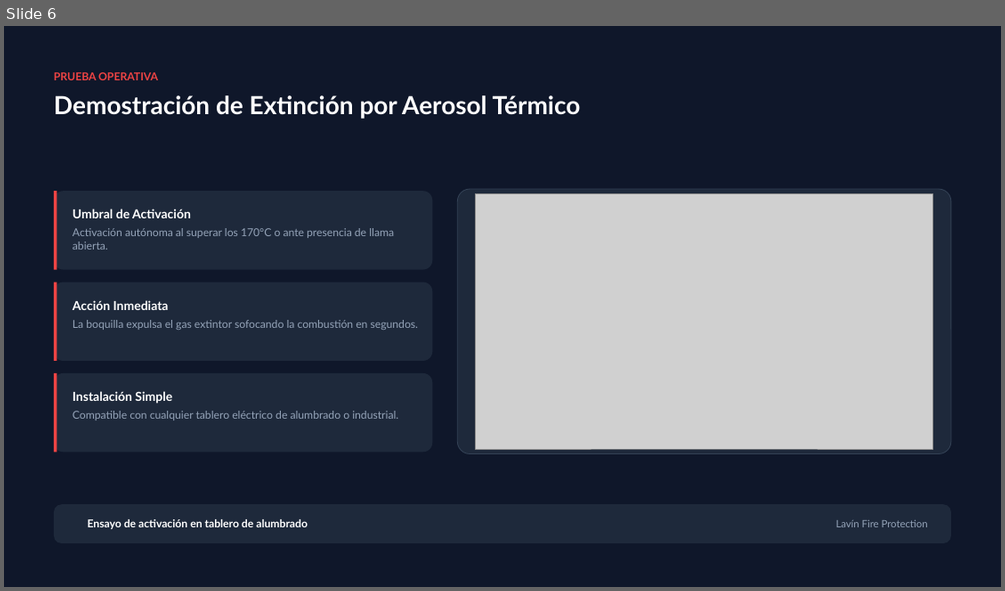
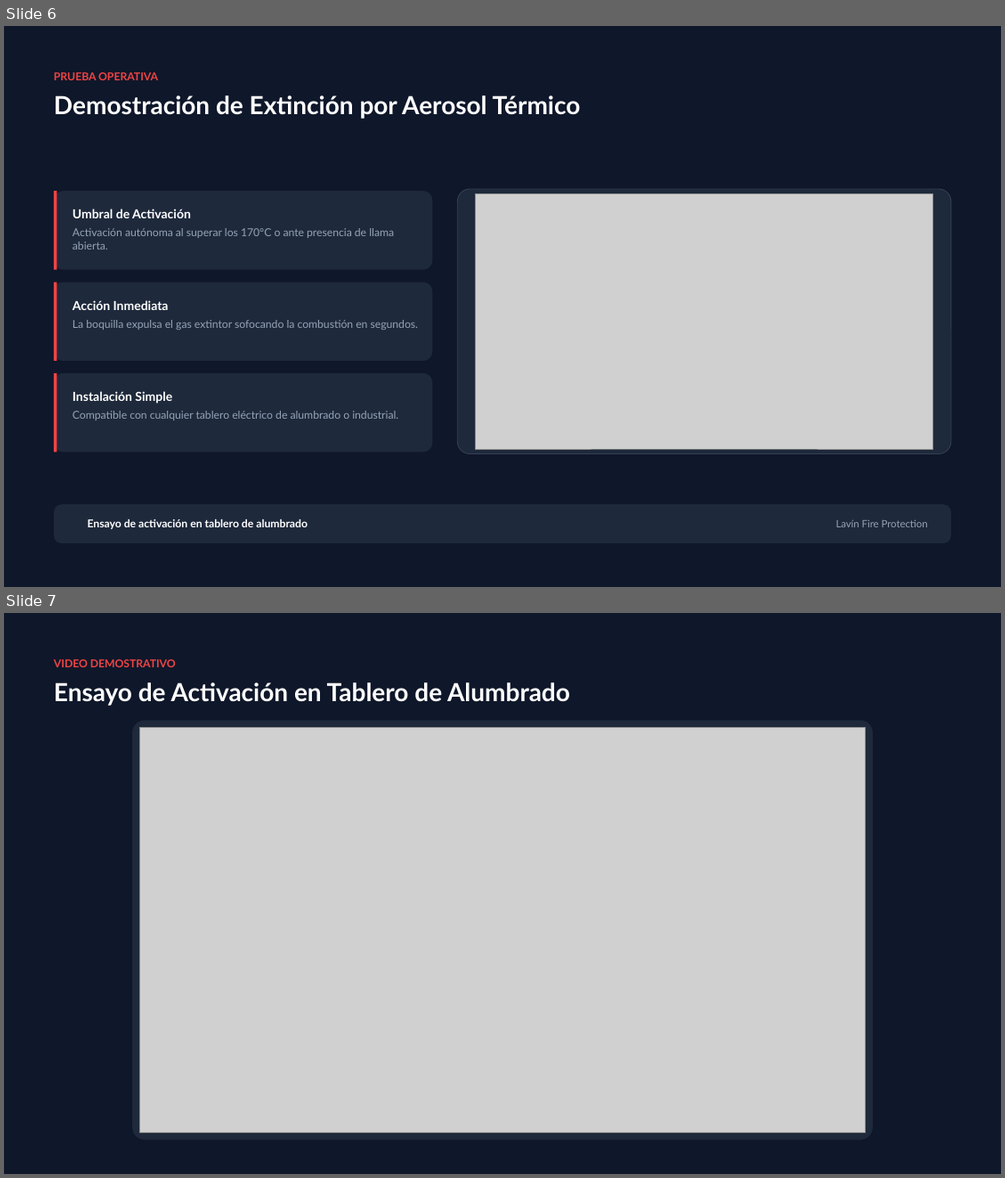
Before and after one commit to SHAWONDER3301/librecut, a slide deck: Presentacion_Extintor_con_Video.pptx. Shown one above the other, each under a label of ours: slide 6 before the commit, slides 6 and 7 after it. The pictures are 1005x591 and 1005x1178 pixels, drawn with LibreOffice and Linux fonts; fonts in the diff are those of the drawing; grey boxes stand for pictures; background and template pictures are left out. Boxes give left, top, right and bottom in pixels: in the first picture for what was removed or moved away, otherwise in the second. Text is boxed around its words. In the diff, an @@ line names an element or a change of style, - is before the commit and + after.

```diff
--- a/Presentacion_Extintor_con_Video.pptx
+++ b/Presentacion_Extintor_con_Video.pptx
@@ slide 7 added at bbox=[4, 613, 1001, 1174], background #0F172A @@
@@ text added at bbox=[54, 659, 176, 667], 10.5 pt, text #EF4444, bold @@
+VIDEO DEMOSTRATIVO
@@ text added at bbox=[54, 682, 570, 706], 24 pt, text #FFFFFF, bold @@
+Ensayo de Activación en Tablero de Alumbrado
@@ rounded rectangle added at bbox=[132, 720, 872, 1140], fill #1E293B @@
@@ picture added at bbox=[139, 728, 866, 1132] @@
```
